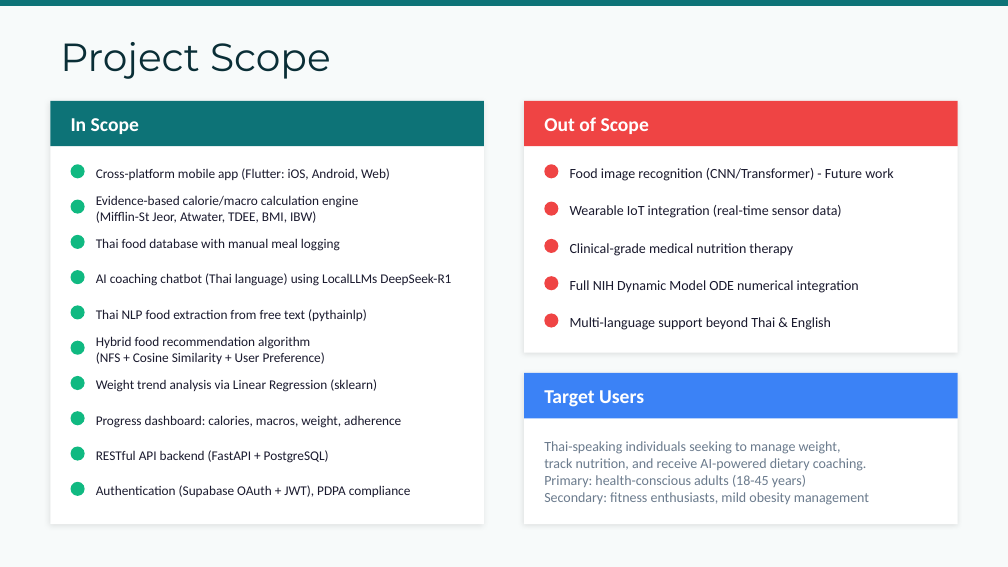
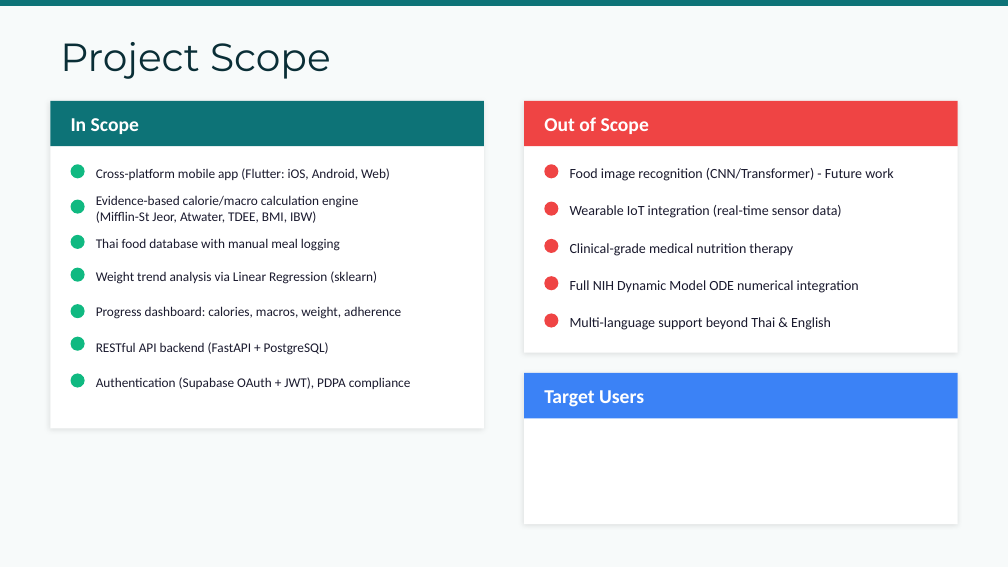
Before and after one commit to falarame/calories-guard, a slide deck: slide 3 of CalGuard_Presentation_v2.pptx. Drawn at 1008x567 pixels with LibreOffice and Linux fonts; fonts in the diff are those of the drawing. Boxes give left, top, right and bottom in pixels: in the first picture for what was removed or moved away, otherwise in the second. Text is boxed around its words. In the diff, an @@ line names an element or a change of style, - is before the commit and + after.

```diff
--- a/CalGuard_Presentation_v2.pptx
+++ b/CalGuard_Presentation_v2.pptx
@@ rectangle resized from (x1=50, y1=101, x2=484, y2=524) to (x1=50, y1=101, x2=484, y2=428) @@
@@ ellipse removed at (x1=71, y1=270, x2=85, y2=284) @@
@@ text removed at (x1=96, y1=273, x2=451, y2=286) @@
-AI coaching chatbot (Thai language) using LocalLLMs DeepSeek-R1
@@ ellipse moved from (x1=71, y1=411, x2=85, y2=425) to (x1=71, y1=304, x2=85, y2=319) @@
@@ text removed at (x1=96, y1=309, x2=367, y2=321) @@
-Thai NLP food extraction from free text (pythainlp)
@@ 4 texts, 3 ellipses moved together from (x1=71, y1=376, x2=411, y2=497) to (x1=71, y1=267, x2=411, y2=389) @@
@@ ellipse removed at (x1=71, y1=341, x2=85, y2=355) @@
@@ text removed at (x1=96, y1=336, x2=325, y2=364) @@
-Hybrid food recommendation algorithm
-(NFS + Cosine Similarity + User Preference)
@@ text removed at (x1=544, y1=441, x2=869, y2=505) @@
-Thai-speaking individuals seeking to manage weight,
-track nutrition, and receive AI-powered dietary coaching.
-Primary: health-conscious adults (18-45 years)
-Secondary: fitness enthusiasts, mild obesity management
```
Also in this commit, not shown: 2 other slides changed, 43 other files.
